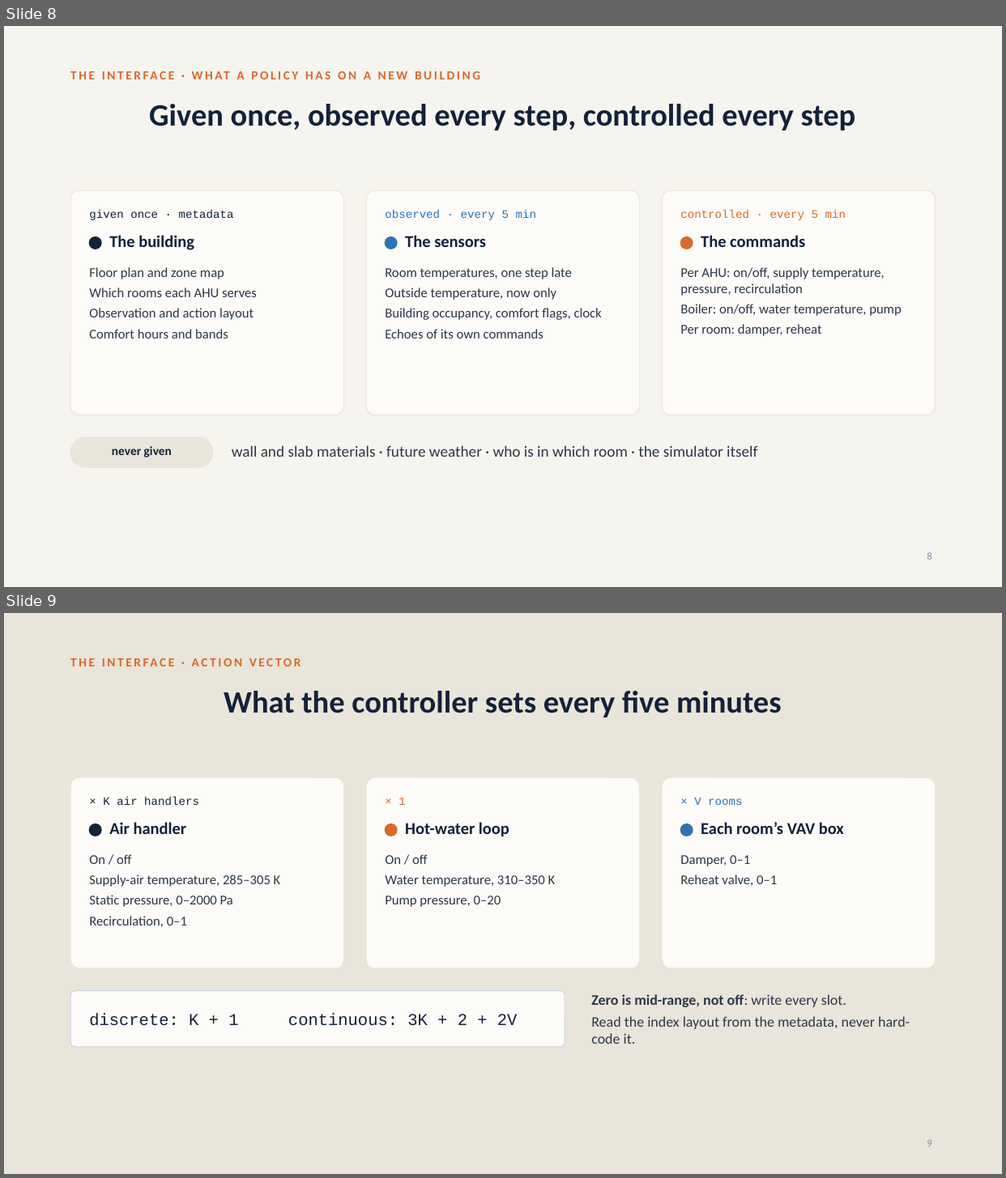
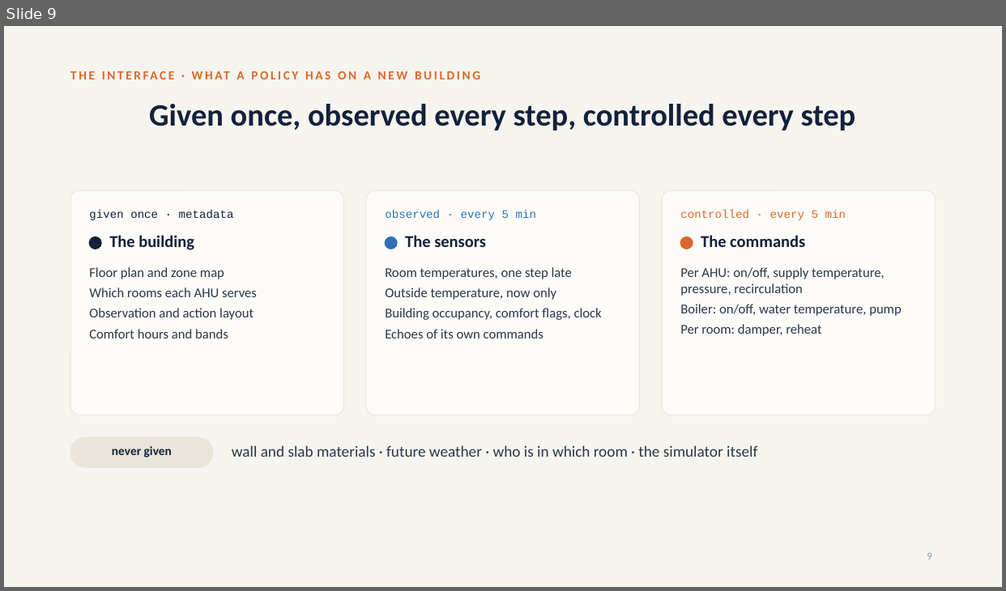
Before and after one commit to srivathsanb14/working-code, a slide deck: docs/One_Controller_for_Every_Building.pptx. Shown one above the other, each under a label of ours: slides 8 and 9 before the commit, slide 9 after it. The pictures are 1006x1178 and 1006x591 pixels, drawn with LibreOffice and Linux fonts; fonts in the diff are those of the drawing. Boxes give left, top, right and bottom in pixels: in the first picture for what was removed or moved away, otherwise in the second. Text is boxed around its words. In the diff, an @@ line names an element or a change of style, - is before the commit and + after.

```diff
--- a/docs/One_Controller_for_Every_Building.pptx
+++ b/docs/One_Controller_for_Every_Building.pptx
@@ slide 9 removed at <box>4,613,1002,1174</box>, background #EAE5DA @@
@@ text removed at <box>70,654,936,681</box> @@
-THE INTERFACE · ACTION VECTOR
@@ title removed at <box>224,691,782,717</box> @@
-What the controller sets every five minutes
@@ rounded rectangle removed at <box>70,777,344,969</box> @@
@@ rounded rectangle removed at <box>366,777,640,969</box> @@
@@ rounded rectangle removed at <box>662,777,936,969</box> @@
@@ text removed at <box>103,797,199,805</box> @@
-× K air handlers
@@ text removed at <box>398,797,405,805</box> @@
-× 1
@@ text removed at <box>694,797,742,805</box> @@
-× V rooms
@@ ellipse removed at <box>89,824,101,836</box> @@
@@ text removed at <box>109,822,187,834</box> @@
-Air handler
@@ ellipse removed at <box>385,824,397,836</box> @@
@@ text removed at <box>405,822,509,837</box> @@
-Hot-water loop
@@ ellipse removed at <box>681,824,692,836</box> @@
@@ text removed at <box>701,822,844,834</box> @@
-Each room’s VAV box
@@ text removed at <box>89,854,281,927</box> @@
-On / off
-Supply-air temperature, 285–305 K
-Static pressure, 0–2000 Pa
-Recirculation, 0–1
@@ text removed at <box>385,854,556,907</box> @@
-On / off
-Water temperature, 310–350 K
-Pump pressure, 0–20
@@ text removed at <box>680,855,777,886</box> @@
-Damper, 0–1
-Reheat valve, 0–1
@@ rounded rectangle removed at <box>70,991,565,1047</box> @@
@@ text removed at <box>591,995,910,1044</box> @@
-Zero is mid-range, not off: write every slot.
-Read the index layout from the metadata, never hard-code it.
@@ text removed at <box>89,1013,518,1026</box> @@
-discrete: K + 1 continuous: 3K + 2 + 2V
@@ page number removed at <box>927,1140,931,1147</box> @@
-9
@@ what was slide 8 is now slide 9 @@
@@ page number at <box>927,553,931,560</box>: text changed @@
-8
+9
```
Also in this commit, not shown: 2 slides changed, 4 slides added, 1 other slide removed.
